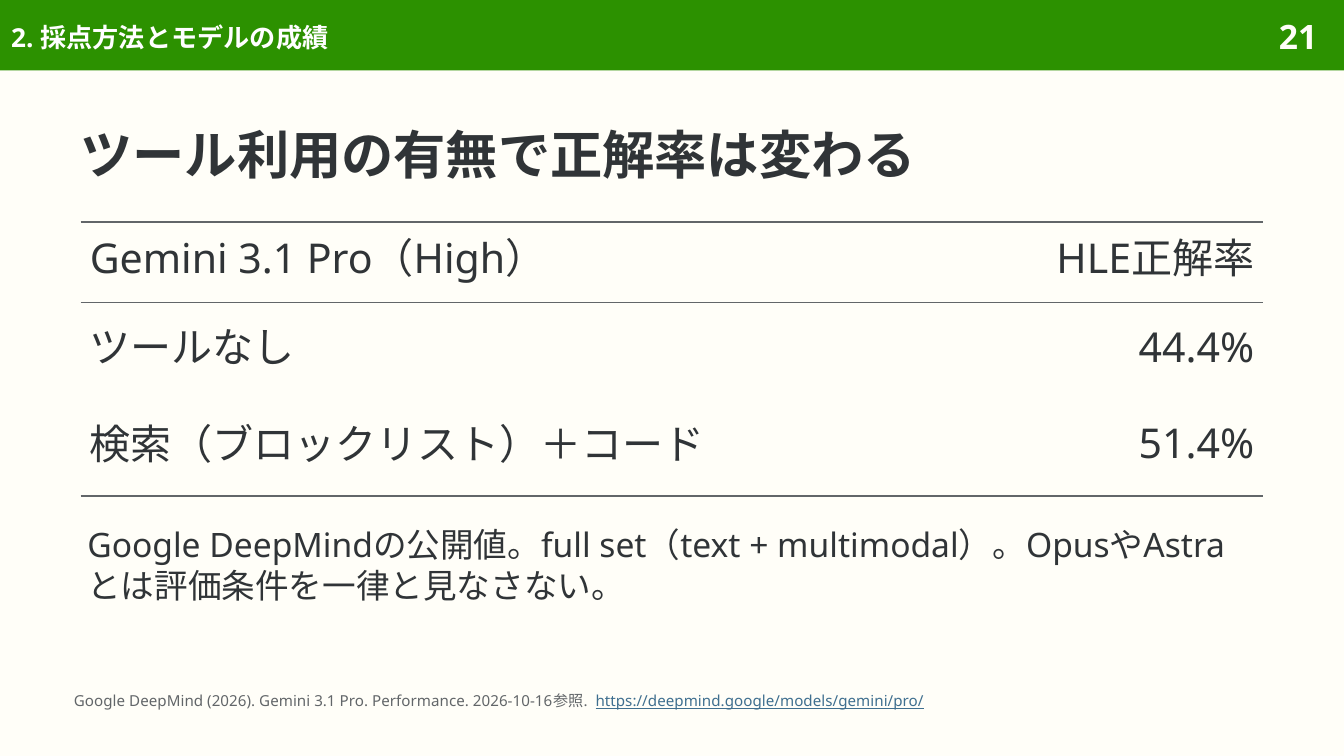
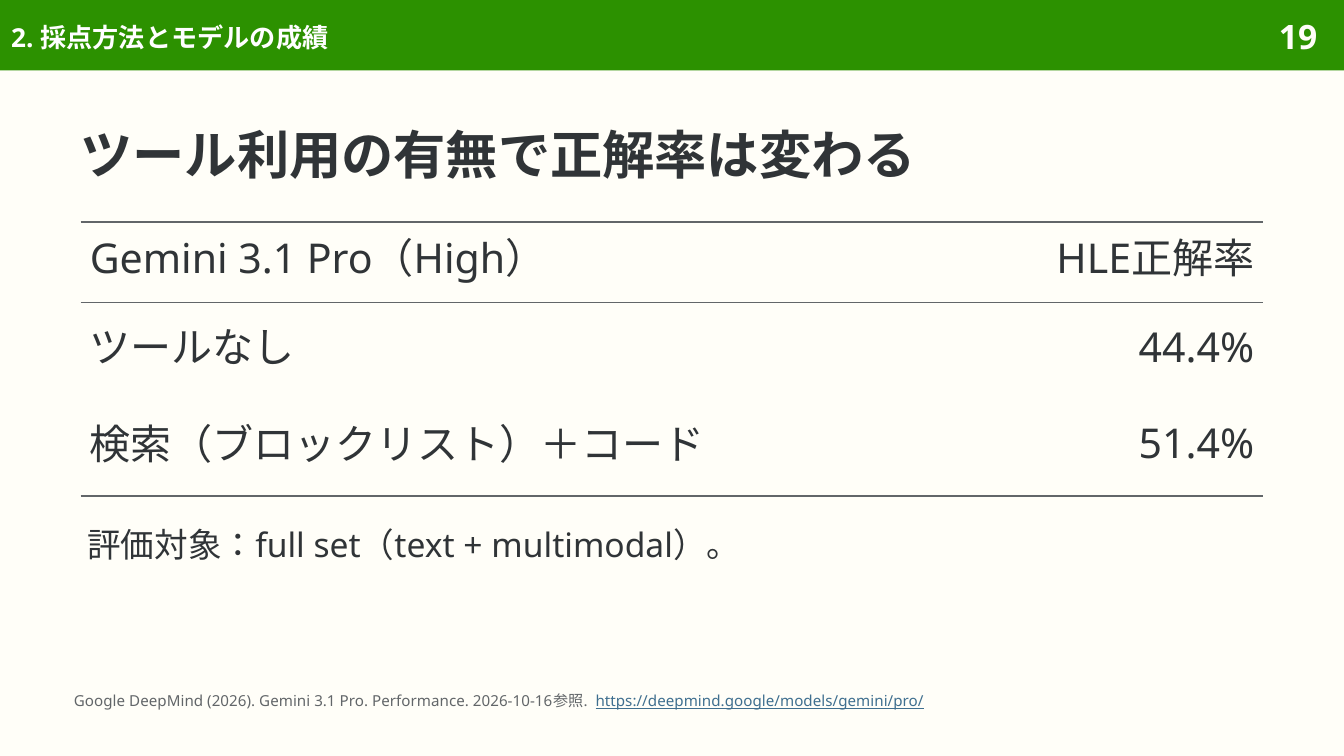
Before and after one commit to sasakiy84/datasets-in-10-minutes, a slide deck: slide 19 of slides/datasets-in-10-minutes-hle.pptx (slide 21 before the commit). Drawn at 1344x756 pixels with LibreOffice and Linux fonts; fonts in the diff are those of the drawing. Boxes give left, top, right and bottom in pixels: in the first picture for what was removed or moved away, otherwise in the second. Text is boxed around its words. In the diff, an @@ line names an element or a change of style, - is before the commit and + after.

```diff
--- a/slides/datasets-in-10-minutes-hle.pptx
+++ b/slides/datasets-in-10-minutes-hle.pptx
@@ page number at [1279,24,1317,50]: text changed @@
-21
+19
@@ text at [87,528,740,560]: text changed @@
-Google DeepMindの公開値。full set（text + multimodal）。OpusやAstraとは評価条件を一律と見なさない。
+評価対象：full set（text + multimodal）。
```
Also in this commit, not shown: 30 other slides changed, 8 slides removed, 4 other files.
